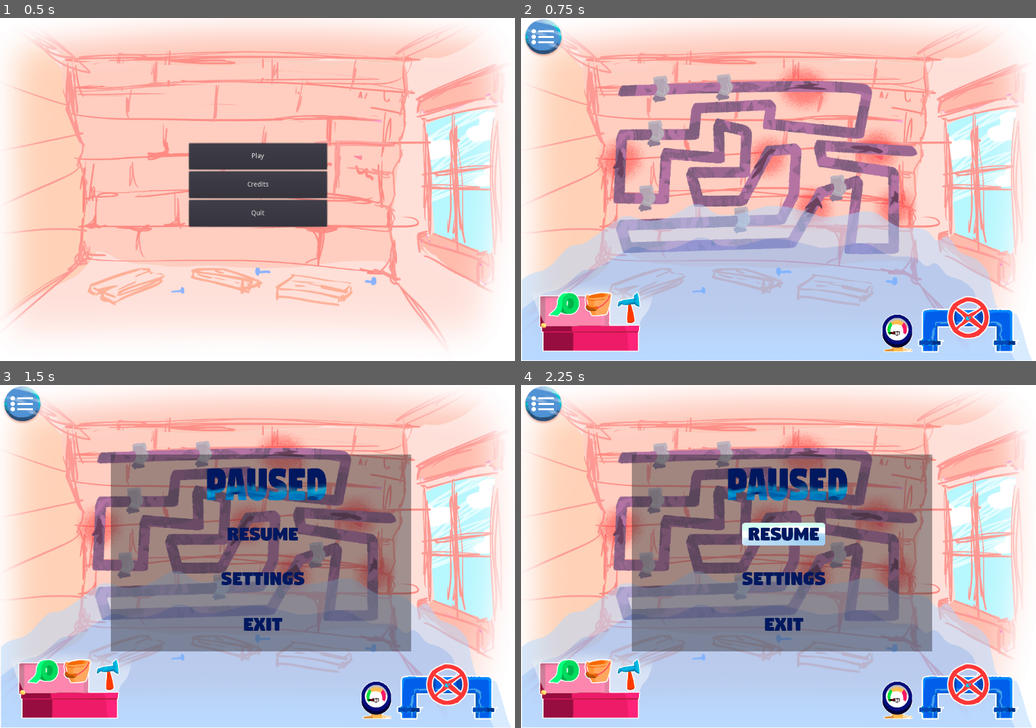
Above: before the commit, frames 1-4 (two rows, left to right).
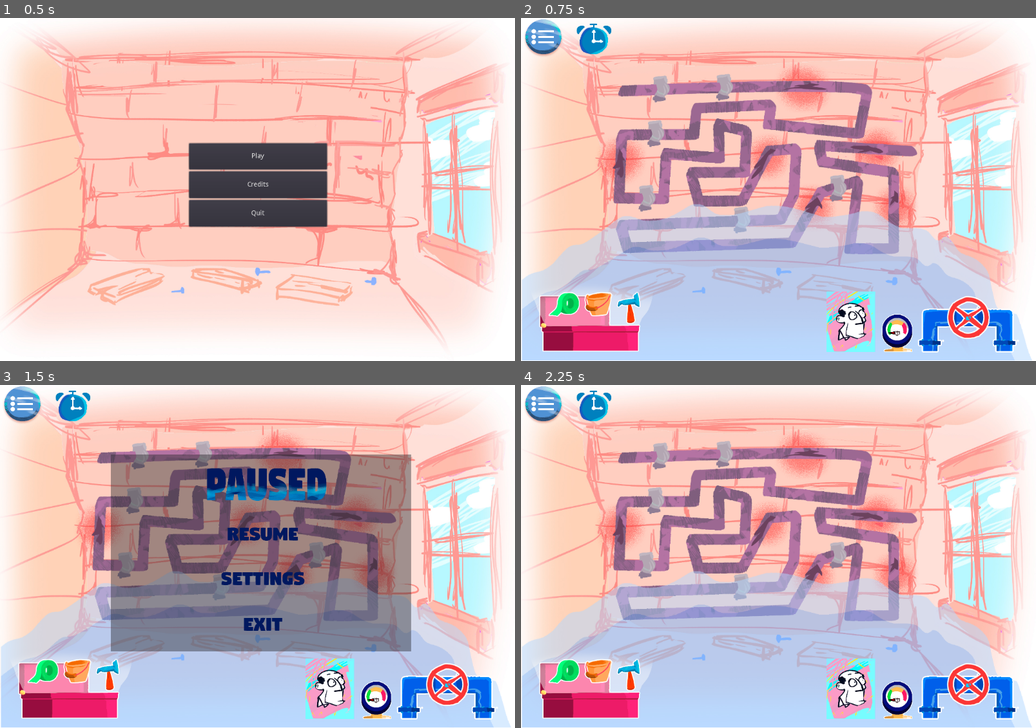
Above: after the commit, the same moments.

Repository: batomow/COMPILER
Game: Godot game, scene res://Main Scenes/MainMenu/MainMenu.tscn
Same seed, same stepped clock (60 frames per second), same inputs: the game is played once before the commit and once after it.
Inputs (mouse positions are in pixels of both pictures, inside the frame that each line leads up to):
- Up to frame 1 (0.5 s): no input
- Up to frame 2 (0.75 s): click "Play" at 0.5 s
- Up to frame 3 (1.5 s): click (20, 405) at 1.25 s
- Up to frame 4 (2.25 s): click (783, 532) at 2 s

Frame 1 is identical in both runs. In frame 2, 2.0% of the frame differs, in the area x 10-69%, y 1-98%; in frame 3, 2.0%; in frame 4, 36%, in the area x 10-80%, y 1-98%.
Error before the commit: Invalid get index 'game_states' (on base: 'Node2D (Game.tscn::1)').

Commit message:
Place Holders & Hotfix InGameMenu

Diff:
--- /dev/null
+++ b/Main Scenes/Game/CharacterFace.tscn
@@ -0,0 +1,18 @@
+[gd_scene load_steps=3 format=2]
+
+[ext_resource path="res://Art/bg_personaje.png" type="Texture" id=1]
+[ext_resource path="res://Art/personaje.png" type="Texture" id=2]
+
+[node name="CharacterFace" type="Control"]
+rect_scale = Vector2( 0.42689, 0.37957 )
+
+[node name="Fondo" type="TextureRect" parent="."]
+margin_right = 219.0
+margin_bottom = 239.0
+rect_scale = Vector2( 1.09204, 1.40465 )
+texture = ExtResource( 1 )
+
+[node name="Cara" type="TextureRect" parent="."]
+margin_right = 240.0
+margin_bottom = 336.0
+texture = ExtResource( 2 )
--- a/Main Scenes/Game/Game.tscn
+++ b/Main Scenes/Game/Game.tscn
@@ -7,6 +7,8 @@
 [ext_resource path="res://Main Scenes/Game/RiskMeter.tscn" type="PackedScene" id=5]
 [ext_resource path="res://Main Scenes/Game/Valvula.tscn" type="PackedScene" id=6]
 [ext_resource path="res://Main Scenes/Game/Toolbox.tscn" type="PackedScene" id=7]
+[ext_resource path="res://Main Scenes/Game/CharacterFace.tscn" type="PackedScene" id=8]
+[ext_resource path="res://Main Scenes/Game/Reloj.tscn" type="PackedScene" id=9]
 
 [sub_resource type="GDScript" id=1]
 script/source = "extends Node2D
@@ -156,6 +158,18 @@
 position = Vector2( 937.08, 628.769 )
 
 [node name="Toolbox" parent="." instance=ExtResource( 7 )]
+
+[node name="CharacterFace" parent="." instance=ExtResource( 8 )]
+margin_left = 640.0
+margin_top = 574.284
+margin_right = 640.0
+margin_bottom = 574.284
+
+[node name="Reloj" parent="." instance=ExtResource( 9 )]
+margin_left = 104.132
+margin_top = -1.29236
+margin_right = 104.132
+margin_bottom = -1.29236
 [connection signal="timeout" from="EarlyGame" to="." method="_on_EarlyGame_timeout"]
 [connection signal="timeout" from="MidGame" to="." method="_on_MidGame_timeout"]
 [connection signal="timeout" from="LateGame" to="." method="_on_LateGame_timeout"]
--- a/Main Scenes/Game/InGameMenu.tscn
+++ b/Main Scenes/Game/InGameMenu.tscn
@@ -20,17 +20,15 @@
 
 onready var menu:Popup = $Popup
 var pop:bool = true
-var game_node:Node2D #this is the root node of the game scene
+
 
 func _on_TextureButton_button_up():
-	if !game_node:
-		game_node = get_parent()
 	if pop:
 		menu.popup()
-		game_node.current_state = game_node.game_states.PAUSED
+		GM.current_state = GM.game_states.PAUSED
 	else:
 		menu.hide()
-		game_node.current_state = game_node.game_states.NOT_PAUSED
+		GM.current_state = GM.game_states.NOT_PAUSED
 	pop  = !pop
 
 func _on_Resume_button_up():
--- /dev/null
+++ b/Main Scenes/Game/Reloj.tscn
@@ -0,0 +1,11 @@
+[gd_scene load_steps=2 format=2]
+
+[ext_resource path="res://Art/Timer/TIMER_1.png" type="Texture" id=1]
+
+[node name="Reloj" type="Control"]
+
+[node name="TextureRect" type="TextureRect" parent="."]
+margin_right = 40.0
+margin_bottom = 40.0
+rect_scale = Vector2( 0.331629, 0.331629 )
+texture = ExtResource( 1 )
--- /dev/null
+++ b/Main Scenes/LoseScene/LoseScene.tscn
@@ -0,0 +1,3 @@
+[gd_scene format=2]
+
+[node name="LoseScene" type="Node2D"]
--- /dev/null
+++ b/Main Scenes/WinScene/WinScene.tscn
@@ -0,0 +1,3 @@
+[gd_scene format=2]
+
+[node name="WinScene" type="Node2D"]
Binary file added: Art/bg_personaje.png
Not shown, added: Art/bg_personaje.png.import
Binary file added: Art/personaje.png
Not shown, added: Art/personaje.png.import
Not shown: 1 places in Main Scenes/Game/Game.tscn that only renumber resources
